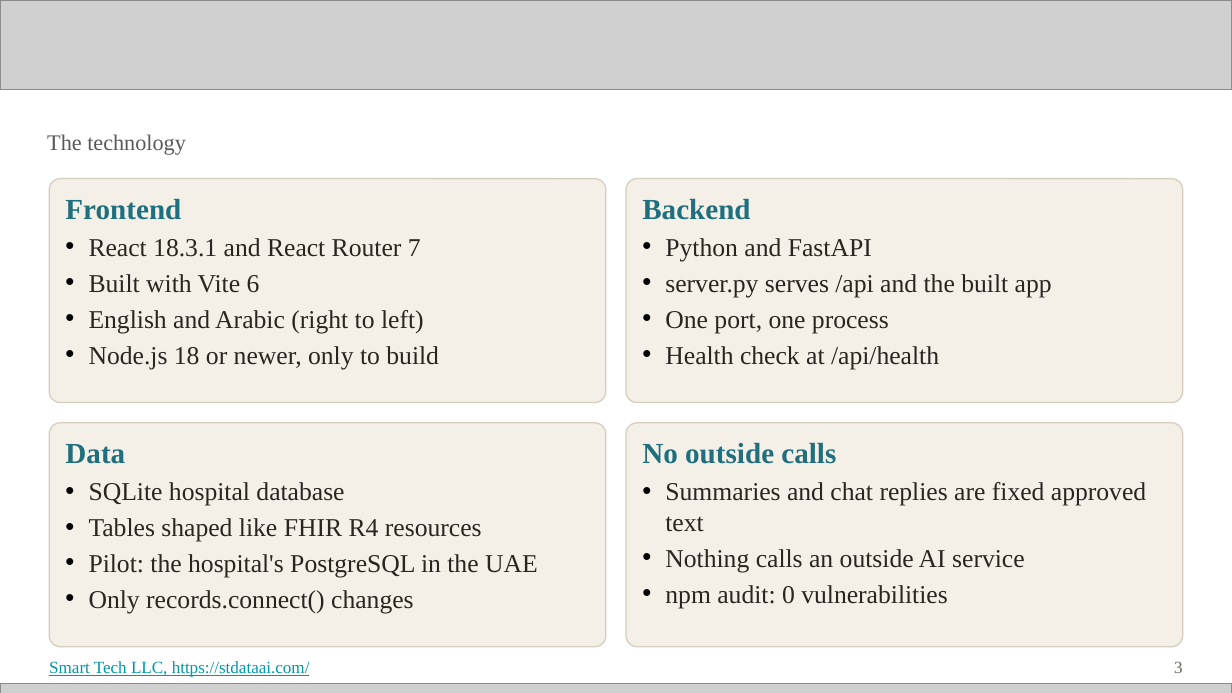
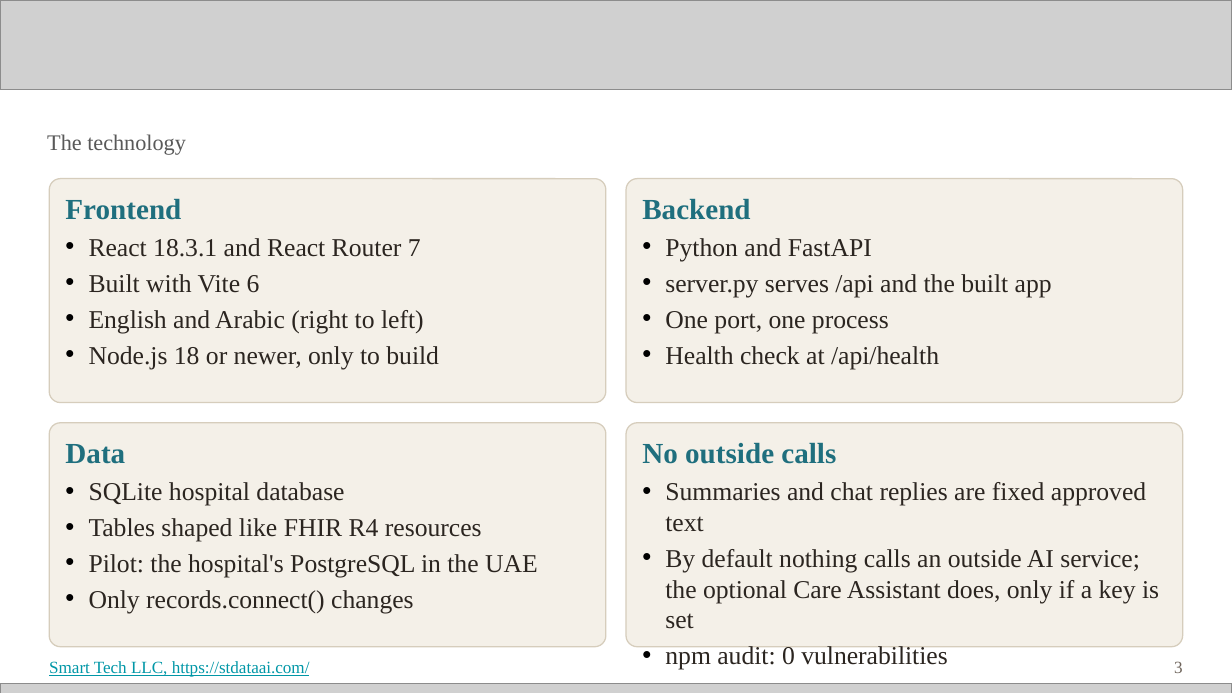
Before and after one commit to Smarttechk/Hack2Skill_Precision-Prevention, a slide deck: slide 3 of docs/Technical_Deck.pptx. Drawn at 1232x693 pixels with LibreOffice and Linux fonts; fonts in the diff are those of the drawing; grey boxes stand for pictures. Boxes give left, top, right and bottom in pixels: in the first picture for what was removed or moved away, otherwise in the second. Text is boxed around its words. In the diff, an @@ line names an element or a change of style, - is before the commit and + after.

```diff
--- a/docs/Technical_Deck.pptx
+++ b/docs/Technical_Deck.pptx
@@ text at (665,549,1159,629): text changed @@
-• Nothing calls an outside AI service
+• By default nothing calls an outside AI service; the optional Care Assistant does, only if a key is set
```
Also in this commit, not shown: 2 other slides changed, 1 slide added, 19 other files.
